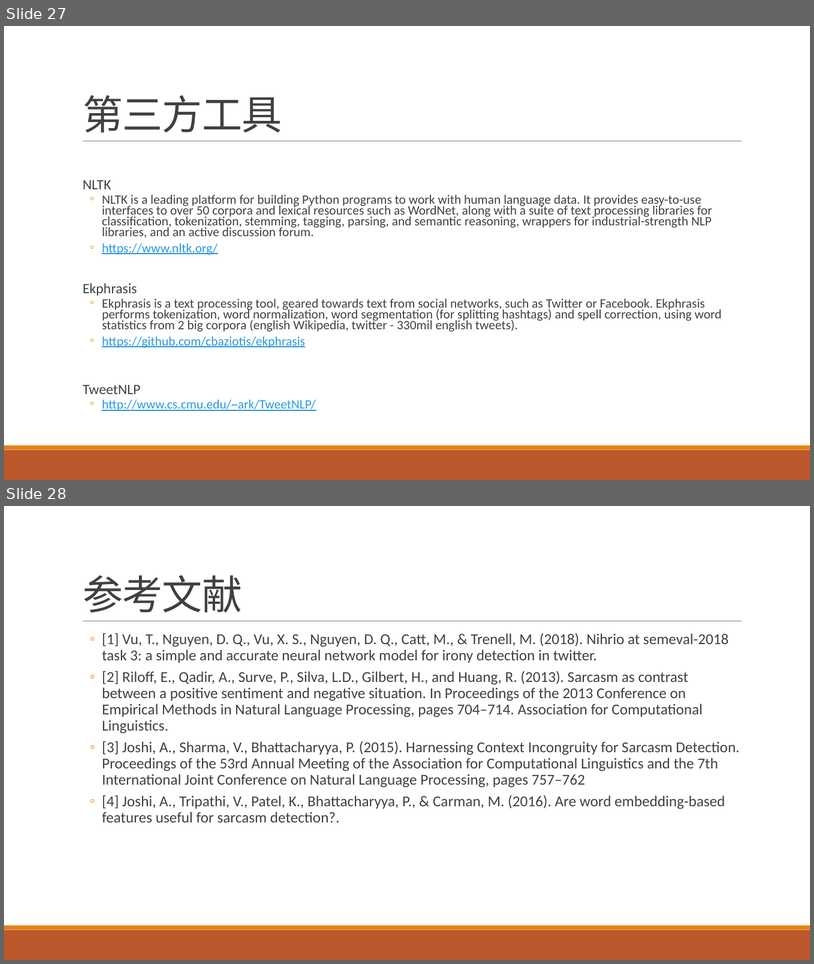
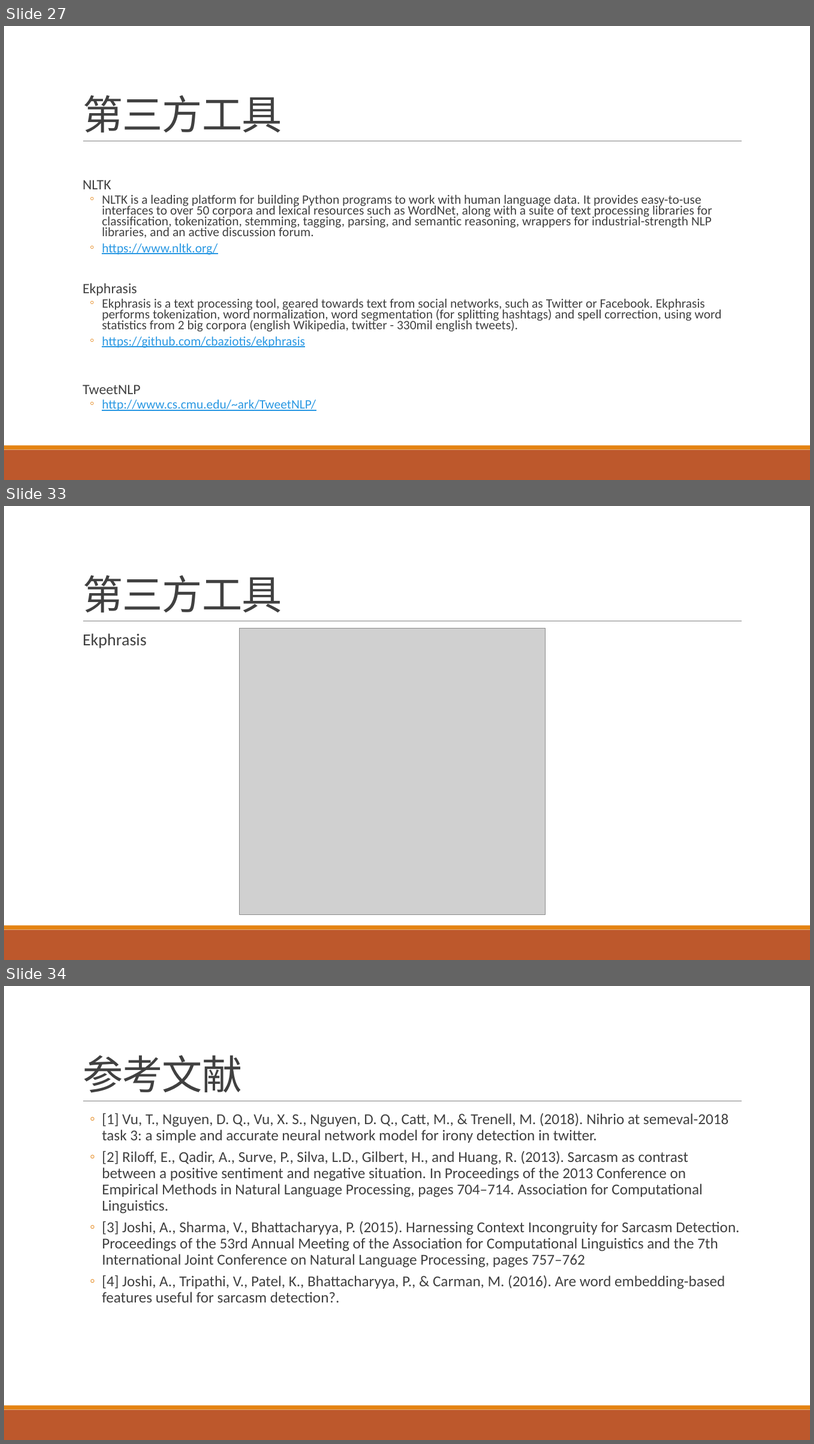
Before and after one commit to liangxh/grad, a slide deck: 面向微博的反讽识别实验说明.pptx. Shown one above the other, each under a label of ours: slides 27 and 28 before the commit, slides 27, 33 and 34 after it; the slides between them are not shown. The pictures are 814x964 and 814x1444 pixels, drawn with LibreOffice and Linux fonts; fonts in the diff are those of the drawing; grey boxes stand for pictures. Boxes give left, top, right and bottom in pixels: in the first picture for what was removed or moved away, otherwise in the second. Text is boxed around its words. In the diff, an @@ line names an element or a change of style, - is before the commit and + after.

```diff
--- a/面向微博的反讽识别实验说明.pptx
+++ b/面向微博的反讽识别实验说明.pptx
@@ slide 33 added at bbox=[4, 506, 810, 960], background #FFFFFF; not listed: 3 template elements that a slide beside it also shows @@
@@ title added at bbox=[83, 575, 282, 613], 48 pt, text #404040 @@
+第三方工具
@@ picture added at bbox=[239, 628, 545, 915] @@
@@ text added at bbox=[83, 633, 147, 648], 20 pt, text #404040 @@
+  Ekphrasis
@@ what was slide 28 is now slide 34 @@
```
Also in this commit, not shown: 5 other slides added, 1 other file.
